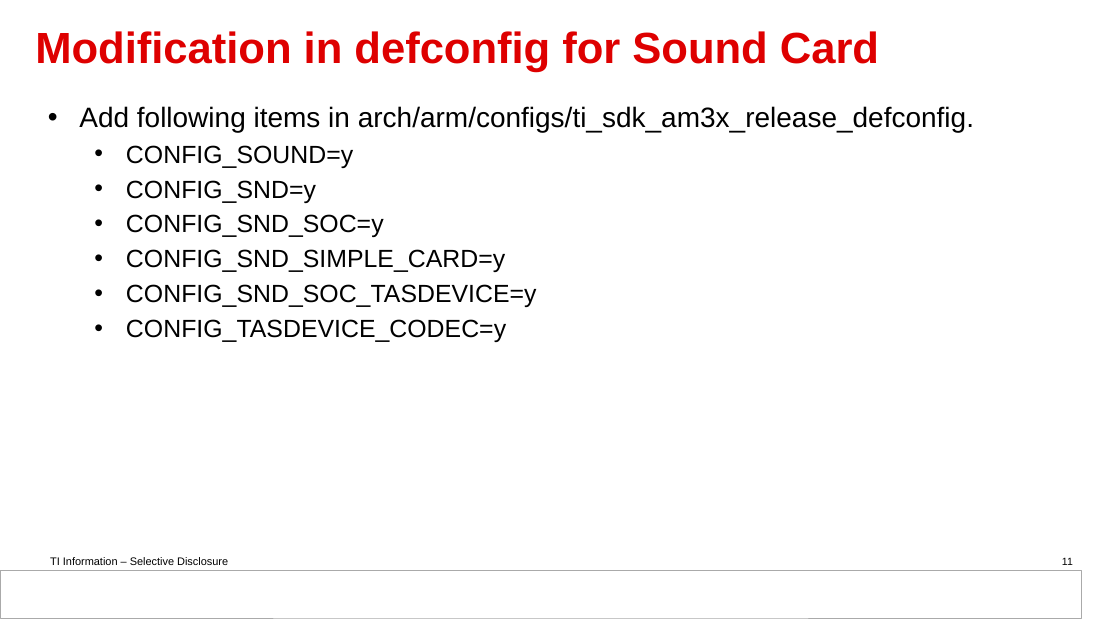
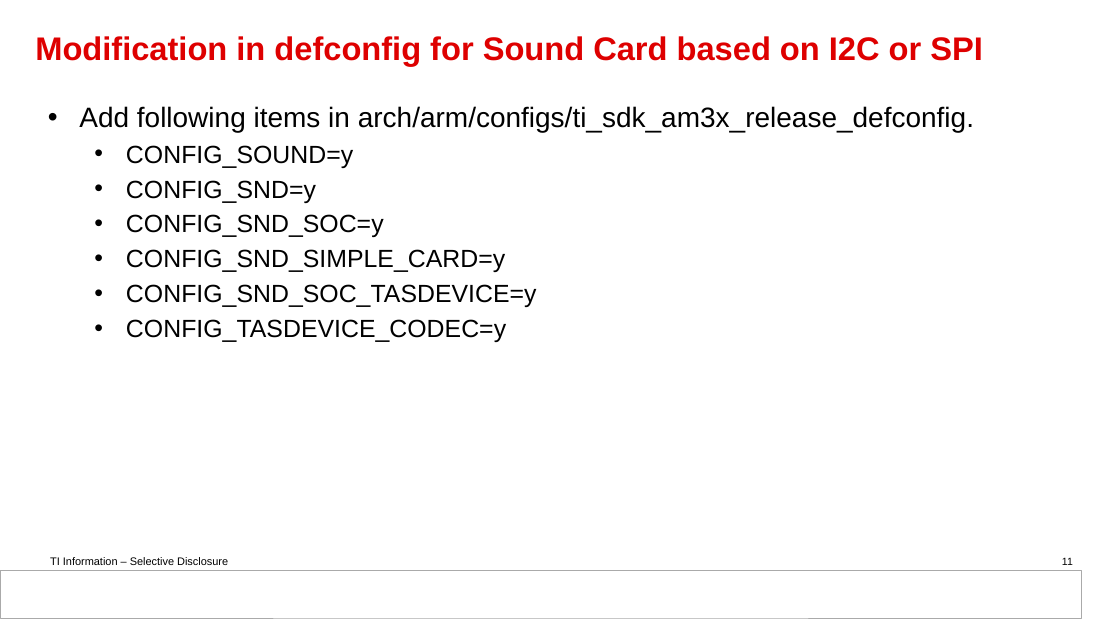
Before and after one commit to DynamicDevices/tas2781-linux-driver, a slide deck: slide 11 of doc/Guideline for tas2781 Linux driver based on BBB.pptx. Drawn at 1120x630 pixels with LibreOffice and Linux fonts; fonts in the diff are those of the drawing; background and template pictures are left out. Boxes give left, top, right and bottom in pixels: in the first picture for what was removed or moved away, otherwise in the second. Text is boxed around its words. In the diff, an @@ line names an element or a change of style, - is before the commit and + after.

```diff
--- a/doc/Guideline for tas2781 Linux driver based on BBB.pptx
+++ b/doc/Guideline for tas2781 Linux driver based on BBB.pptx
@@ title at (35,36,983,66): text changed; size 37.3 to 28 pt @@
-Modification in defconfig for Sound Card
+Modification in defconfig for Sound Card based on I2C or SPI
```
Also in this commit, not shown: 7 other slides changed, 1 slide added.
